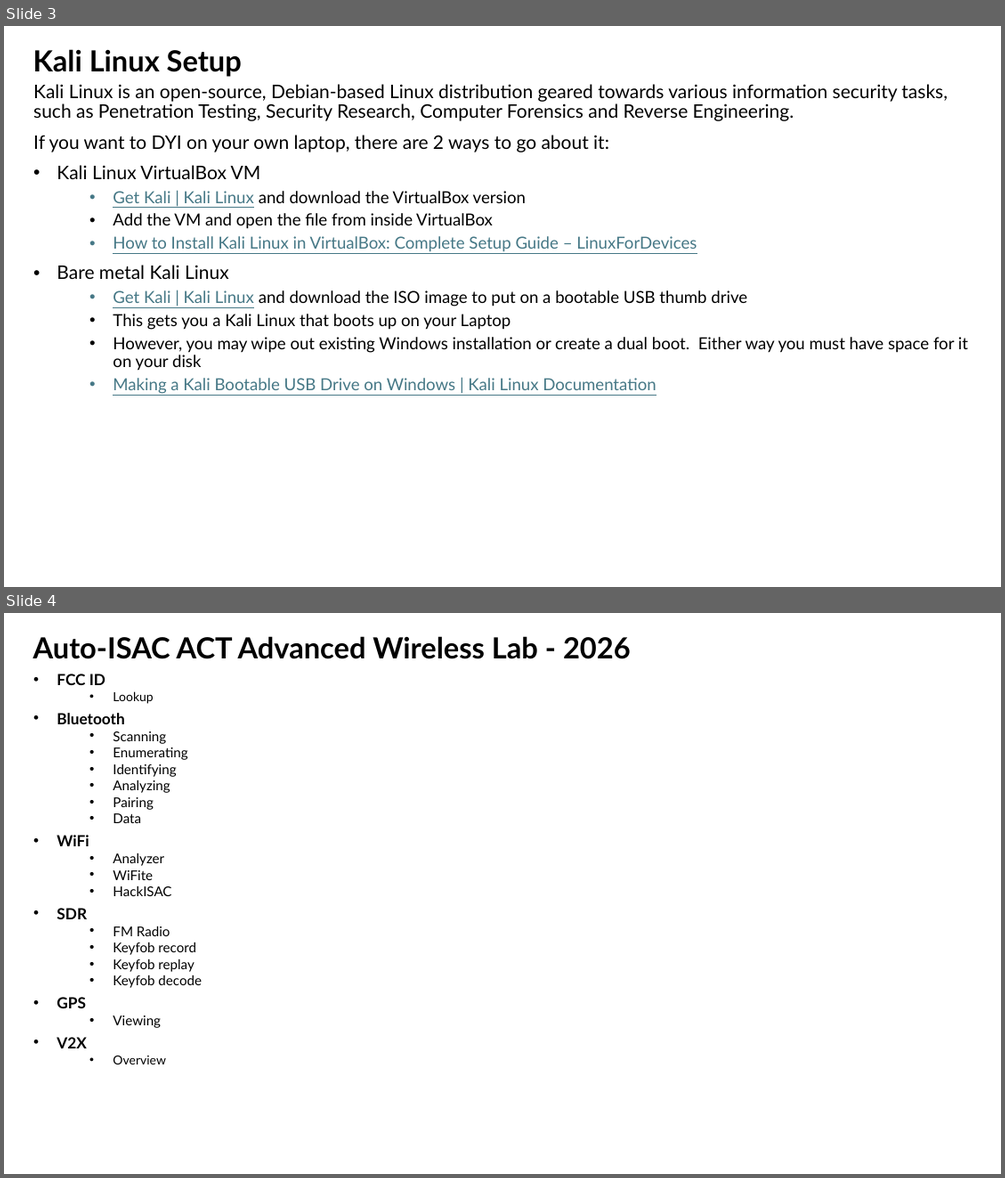
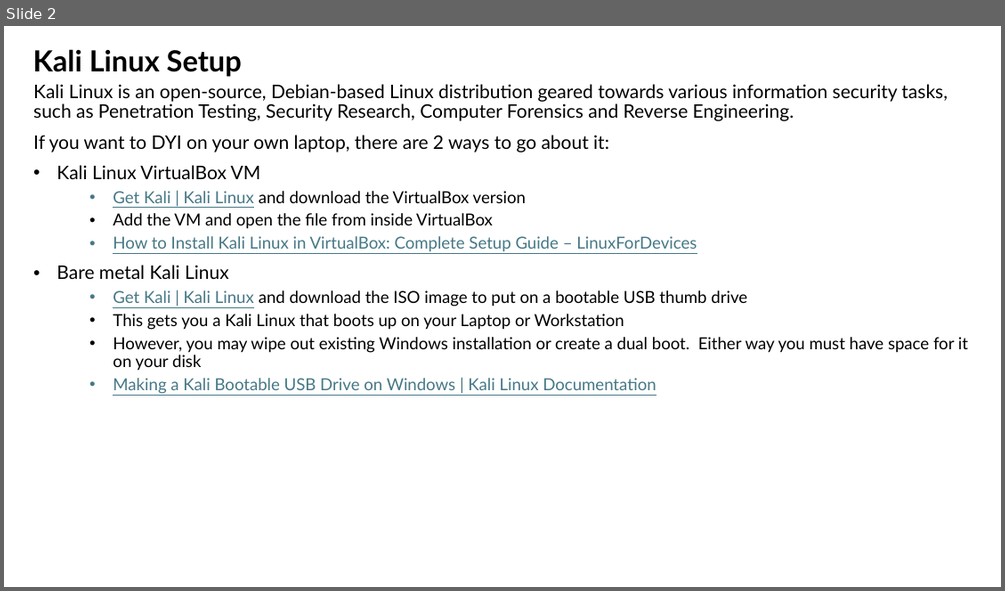
Before and after one commit to nprobert/AutoISAC-ACT-AdvWireless, a slide deck: ACT AdvancedWireless 2026 - Setup.pptx. Shown one above the other, each under a label of ours: slides 3 and 4 before the commit, slide 2 after it. The pictures are 1005x1178 and 1005x591 pixels, drawn with LibreOffice and Linux fonts; fonts in the diff are those of the drawing. Boxes give left, top, right and bottom in pixels: in the first picture for what was removed or moved away, otherwise in the second. Text is boxed around its words. In the diff, an @@ line names an element or a change of style, - is before the commit and + after.

```diff
--- a/ACT AdvancedWireless 2026 - Setup.pptx
+++ b/ACT AdvancedWireless 2026 - Setup.pptx
@@ slide 4 removed at <box>4,613,1001,1174</box>, background #FFFFFF @@
@@ text removed at <box>33,636,631,659</box> @@
-Auto-ISAC ACT Advanced Wireless Lab - 2026
@@ text removed at <box>57,674,202,1048</box> @@
-• FCC ID
-  • Lookup
-• Bluetooth
-  • Scanning
-  • Enumerating
-  • Identifying
-  • Analyzing
-  • Pairing
-  • Data
-• WiFi
-  • Analyzer
-  • WiFite
-  • HackISAC
-• SDR
-  • FM Radio
-  • Keyfob record
-  • Keyfob replay
-  • Keyfob decode
-• GPS
-  • Viewing
-• V2X
-  • Overview
@@ what was slide 3 is now slide 2 @@
@@ slide 2 changed as well @@
@@ text at <box>113,313,624,329</box>: text changed @@
-  • This gets you a Kali Linux that boots up on your Laptop
+  • This gets you a Kali Linux that boots up on your Laptop or Workstation
```
Also in this commit, not shown: 1 other slide changed, 4 other slides removed, 1 other file.
